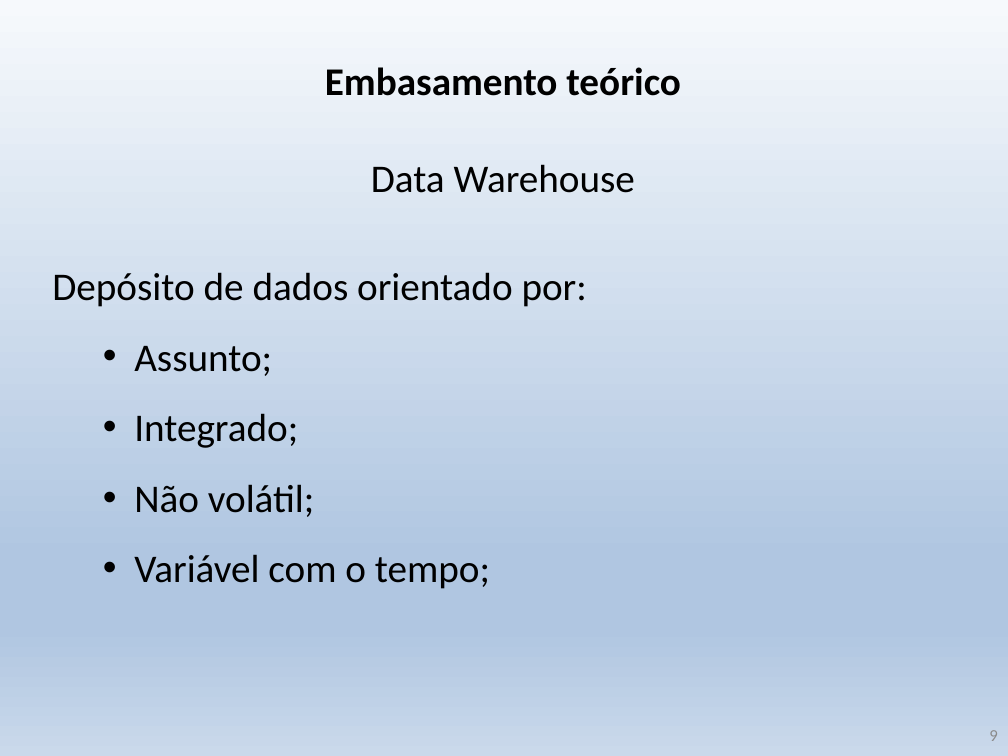
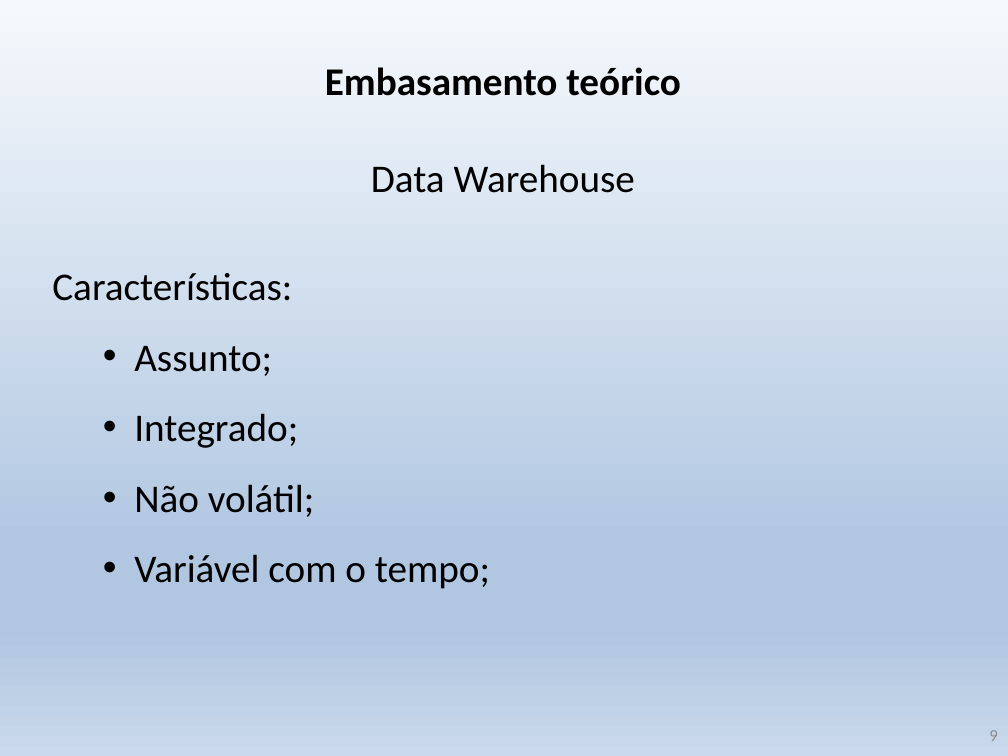
Before and after one commit to krieggerms/Analise-da-Insercao-do-Aluno-Negro-com-BI, a slide deck: slide 9 of TCC_BI_Alunos_Negros.pptx. Drawn at 1008x756 pixels with LibreOffice and Linux fonts; fonts in the diff are those of the drawing. Boxes give left, top, right and bottom in pixels: in the first picture for what was removed or moved away, otherwise in the second. Text is boxed around its words. In the diff, an @@ line names an element or a change of style, - is before the commit and + after.

```diff
--- a/TCC_BI_Alunos_Negros.pptx
+++ b/TCC_BI_Alunos_Negros.pptx
@@ text at (52,273,292,301): text changed @@
-Depósito de dados orientado por:
+Características:
```
Also in this commit, not shown: 1 other slide changed.
